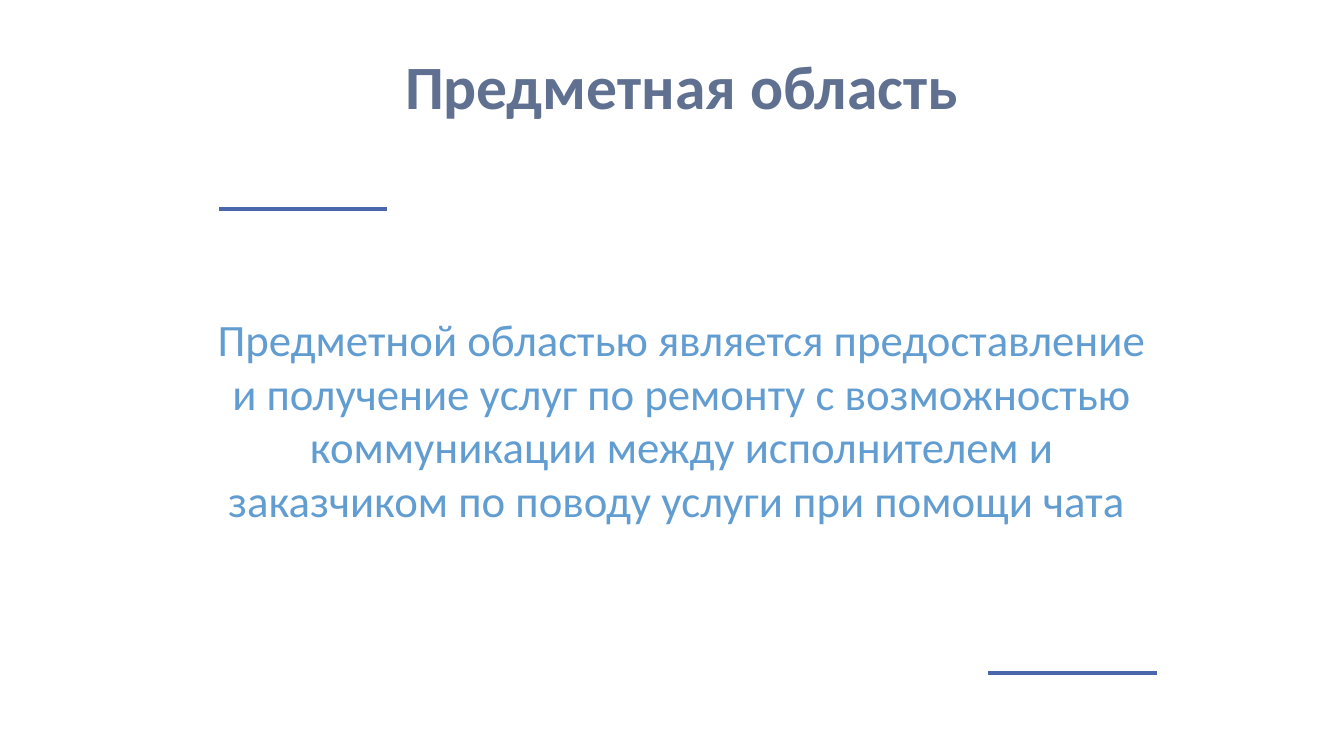
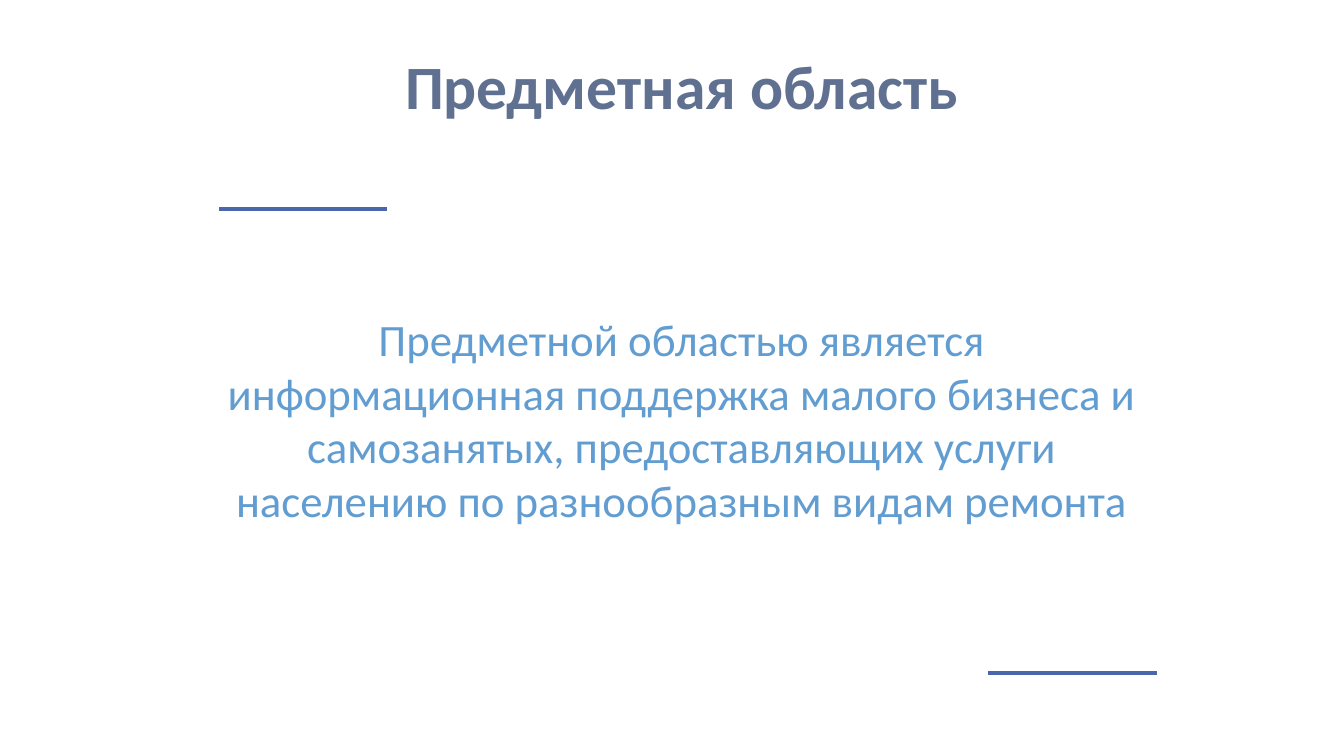
Before and after one commit to romankuz19/repair-service-webapp, a slide deck: slide 3 of documentation/защита курсача.pptx. Drawn at 1344x756 pixels with LibreOffice and Linux fonts; fonts in the diff are those of the drawing; background and template pictures are left out. Boxes give left, top, right and bottom in pixels: in the first picture for what was removed or moved away, otherwise in the second. Text is boxed around its words. In the diff, an @@ line names an element or a change of style, - is before the commit and + after.

```diff
--- a/documentation/защита курсача.pptx
+++ b/documentation/защита курсача.pptx
@@ text at [228,325,1135,525]: text changed @@
-Предметной областью является предоставление и получение услуг по ремонту с возможностью коммуникации между исполнителем и заказчиком по поводу услуги при помощи чата
+Предметной областью является информационная поддержка малого бизнеса и самозанятых, предоставляющих услуги населению по разнообразным видам ремонта
```
Also in this commit, not shown: 2 other files.
